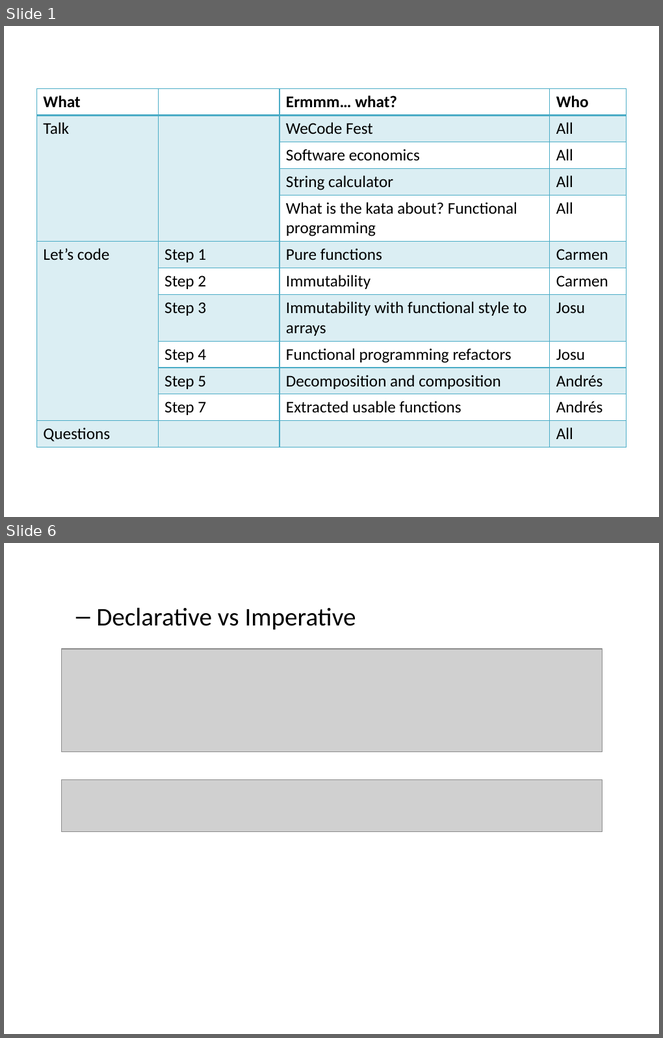
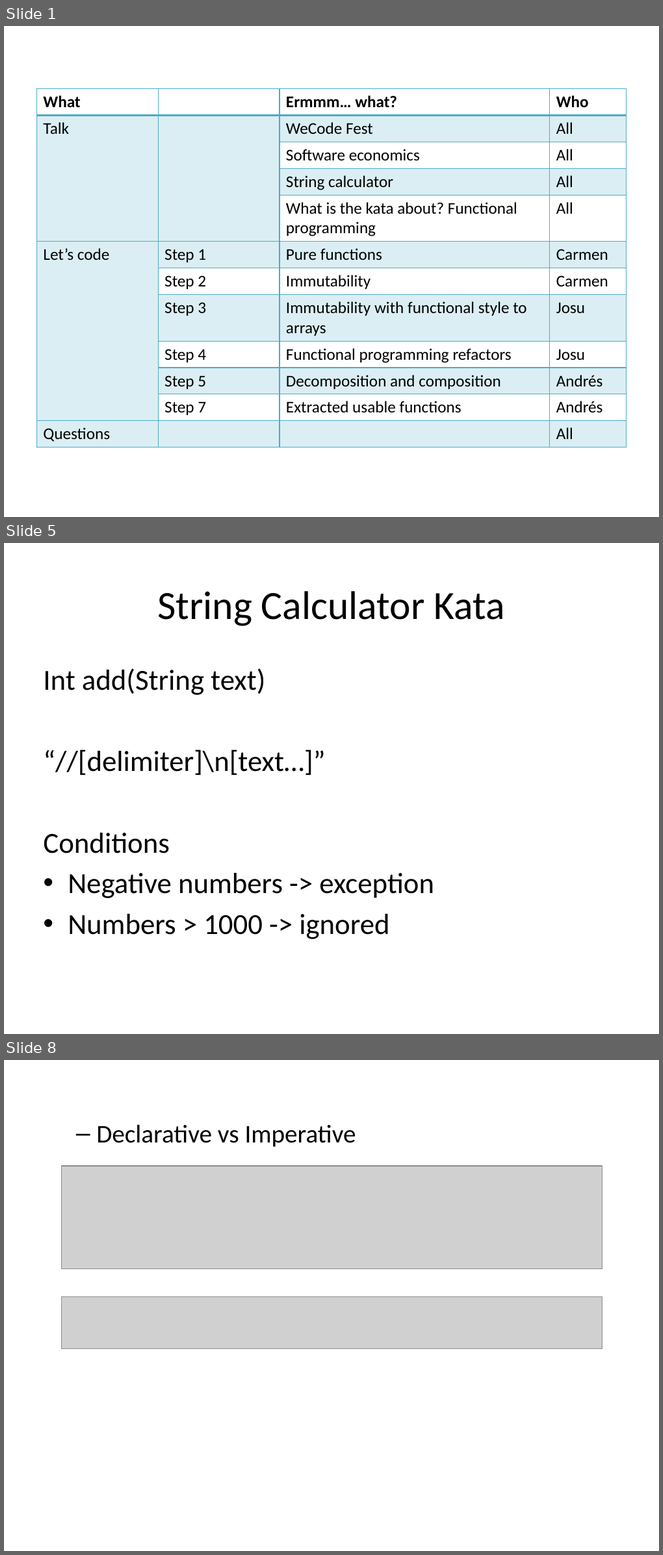
Before and after one commit to 636111/refactoring-workshop, a slide deck: documents/Workshop.pptx. Shown one above the other, each under a label of ours: slides 1 and 6 before the commit, slides 1, 5 and 8 after it; the slides between them are not shown. The pictures are 663x1038 and 663x1555 pixels, drawn with LibreOffice and Linux fonts; fonts in the diff are those of the drawing; grey boxes stand for pictures. Boxes give left, top, right and bottom in pixels: in the first picture for what was removed or moved away, otherwise in the second. Text is boxed around its words. In the diff, an @@ line names an element or a change of style, - is before the commit and + after.

```diff
--- a/documents/Workshop.pptx
+++ b/documents/Workshop.pptx
@@ slide 5 added at box(4, 543, 659, 1034), background #FFFFFF @@
@@ title added at box(157, 591, 505, 626), 44 pt, text #000000 @@
+String Calculator Kata
@@ text added at box(43, 668, 434, 939), 32 pt, text #000000 @@
+Int add(String text)
+“//[delimiter]\n[text…]”
+Conditions
+• Negative numbers -> exception
+• Numbers > 1000 -> ignored
@@ what was slide 6 is now slide 8 @@
```
Also in this commit, not shown: 4 slides changed, 1 other slide added.
